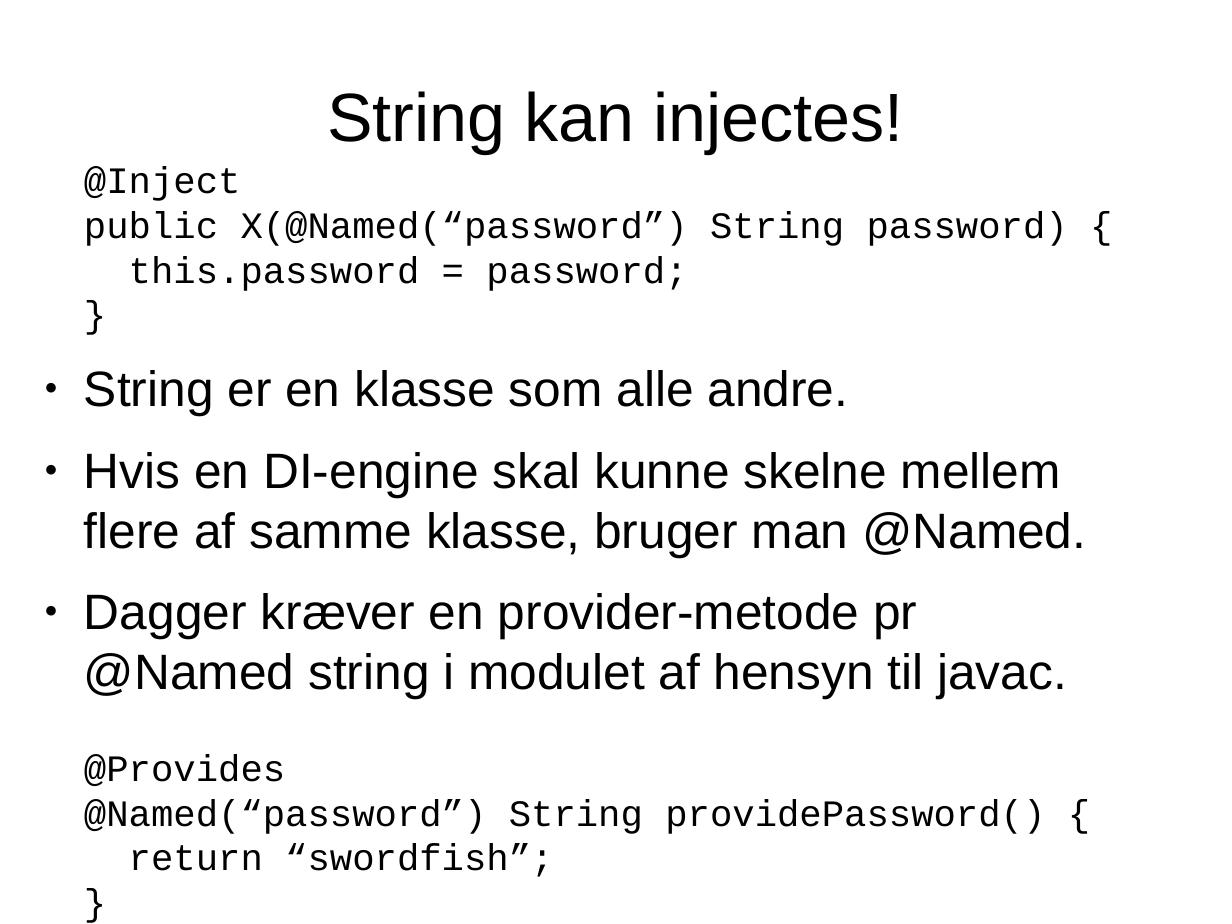
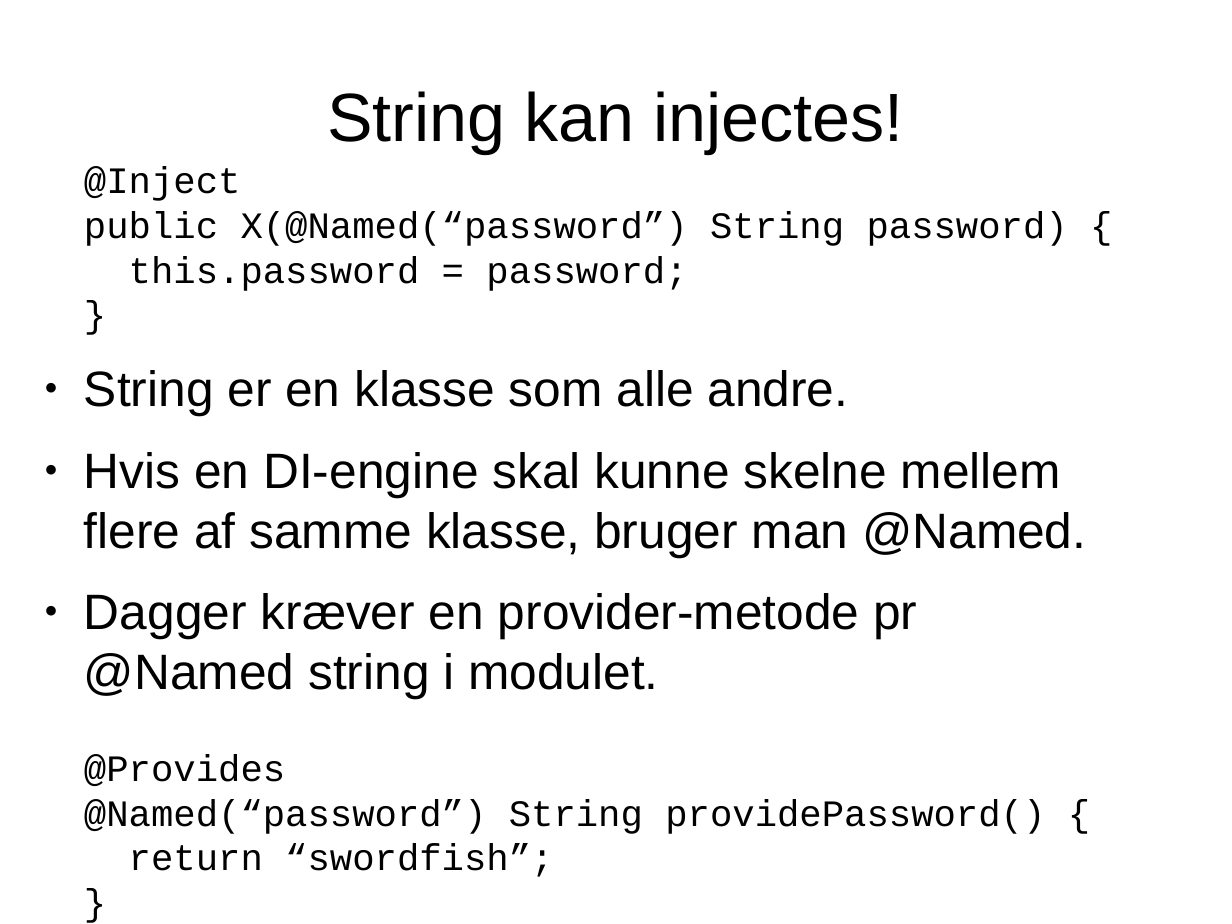
Before and after one commit to ravn/junta-dagger-demo-examples, a slide deck: slide 11 of Dependency Injection med Dagger 2.odp (slide 10 before the commit). Drawn at 1232x924 pixels with LibreOffice and Linux fonts; fonts in the diff are those of the drawing. Boxes give left, top, right and bottom in pixels: in the first picture for what was removed or moved away, otherwise in the second. Text is boxed around its words. In the diff, an @@ line names an element or a change of style, - is before the commit and + after.

Commit message:
Added named string examples to presentation.

```diff
--- a/Dependency Injection med Dagger 2.odp
+++ b/Dependency Injection med Dagger 2.odp
@@ text at box(84, 593, 1045, 877): text changed @@
-● Dagger kræver en provider-metode pr @Named string i modulet af hensyn til javac.
-  @Provides
-  @Named(“password”) String providePassword() {
-  return “swordfish”;
-  }
+● Dagger kræver en provider-metode pr @Named string i modulet.
+  @Provides
+  @Named(“password”) String providePassword() {
+  return “swordfish”;
+  }
```
Also in this commit, not shown: 1 other slide changed, 5 slides added, 1 slide removed, 2 other files.
